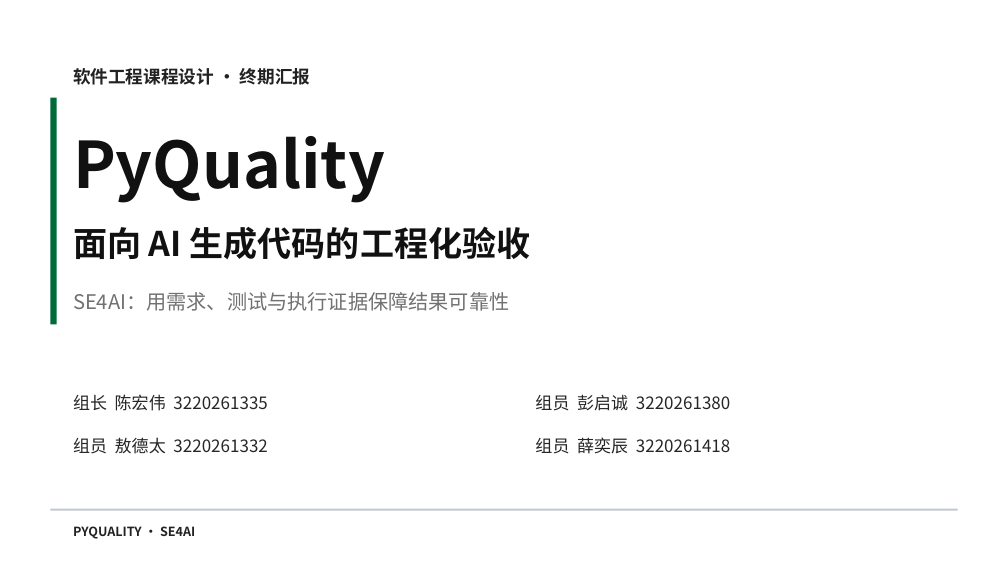
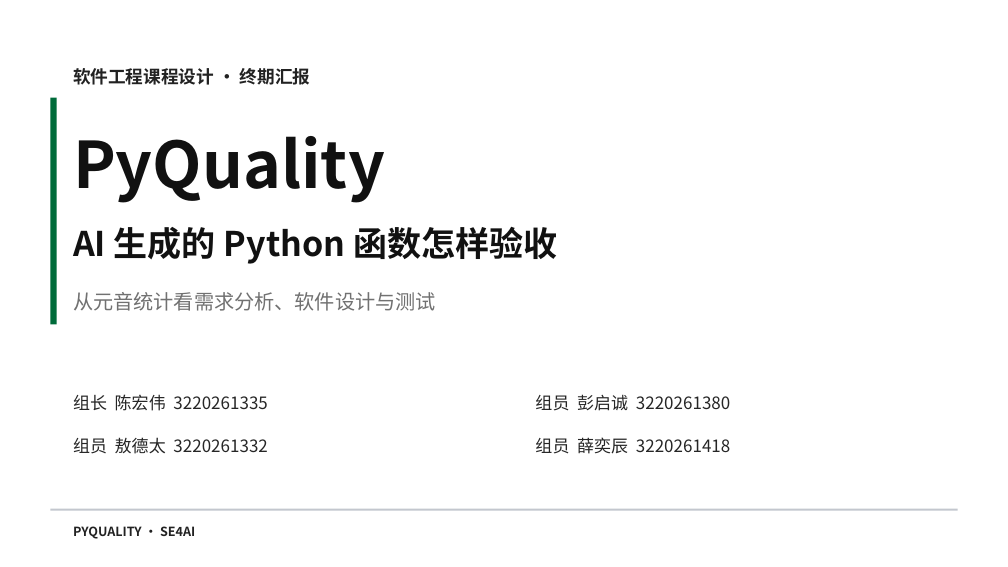
Before and after one commit to aCuttlefish/PyQuality, a slide deck: slide 1 of course-delivery/docs/汇报与实机演示/PyQuality_终期汇报.pptx. Drawn at 1008x567 pixels with LibreOffice and Linux fonts; fonts in the diff are those of the drawing. Boxes give left, top, right and bottom in pixels: in the first picture for what was removed or moved away, otherwise in the second. Text is boxed around its words. In the diff, an @@ line names an element or a change of style, - is before the commit and + after.

```diff
--- a/course-delivery/docs/汇报与实机演示/PyQuality_终期汇报.pptx
+++ b/course-delivery/docs/汇报与实机演示/PyQuality_终期汇报.pptx
@@ text at (73,227,557,264): text changed @@
-面向 AI 生成代码的工程化验收
+AI 生成的 Python 函数怎样验收
@@ text at (73,292,436,311): text changed @@
-SE4AI：用需求、测试与执行证据保障结果可靠性
+从元音统计看需求分析、软件设计与测试
```
Also in this commit, not shown: 9 other slides changed, 6 slides added, 28 slides removed, 4 other files.
